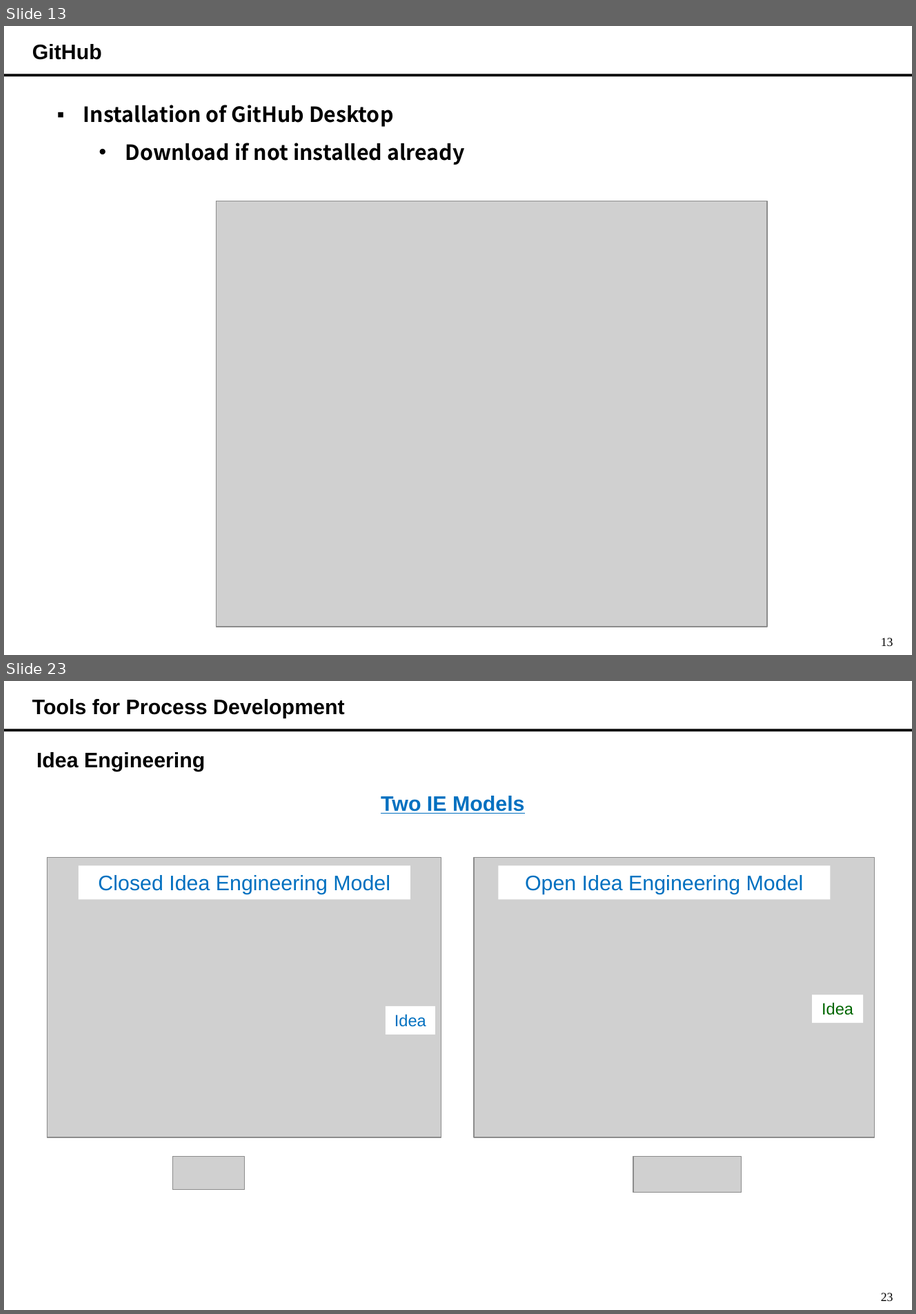
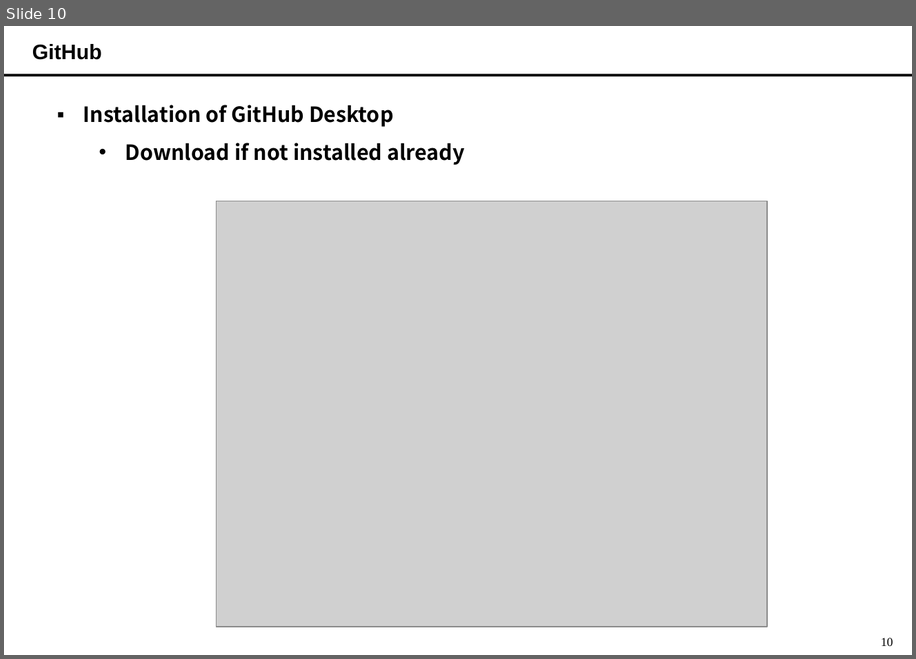
Before and after one commit to YoungJuRho/subject_SAD22, a slide deck: (02-2) GitHub.pptx. Shown one above the other, each under a label of ours: slides 13 and 23 before the commit, slide 10 after it; the slides between them are not shown. The pictures are 916x1314 and 916x659 pixels, drawn with LibreOffice and Linux fonts; fonts in the diff are those of the drawing; grey boxes stand for pictures. Boxes give left, top, right and bottom in pixels: in the first picture for what was removed or moved away, otherwise in the second. Text is boxed around its words. In the diff, an @@ line names an element or a change of style, - is before the commit and + after.

```diff
--- a/(02-2) GitHub.pptx
+++ b/(02-2) GitHub.pptx
@@ slide 23 removed at (4, 681, 912, 1310), background #FFFFFF; not listed: 2 template elements that a slide beside it also shows @@
@@ text removed at (32, 699, 345, 718) @@
-Tools for Process Development
@@ text removed at (36, 752, 205, 771) @@
-Idea Engineering
@@ text removed at (381, 796, 525, 813) @@
-Two IE Models
@@ picture removed at (47, 857, 441, 1137) @@
@@ rectangle removed at (79, 865, 410, 899) @@
-Closed Idea Engineering Model
@@ picture removed at (475, 857, 875, 1137) @@
@@ rectangle removed at (499, 865, 831, 899) @@
-Open Idea Engineering Model
@@ rectangle removed at (386, 1006, 435, 1035) @@
-Idea
@@ rectangle removed at (812, 994, 864, 1023) @@
-Idea
@@ picture removed at (172, 1156, 244, 1190) @@
@@ picture removed at (634, 1156, 742, 1192) @@
@@ what was slide 13 is now slide 10 @@
@@ page number at (881, 637, 893, 646): text changed @@
-13
+10
```
Also in this commit, not shown: 5 slides changed, 1 slide added, 13 other slides removed.
